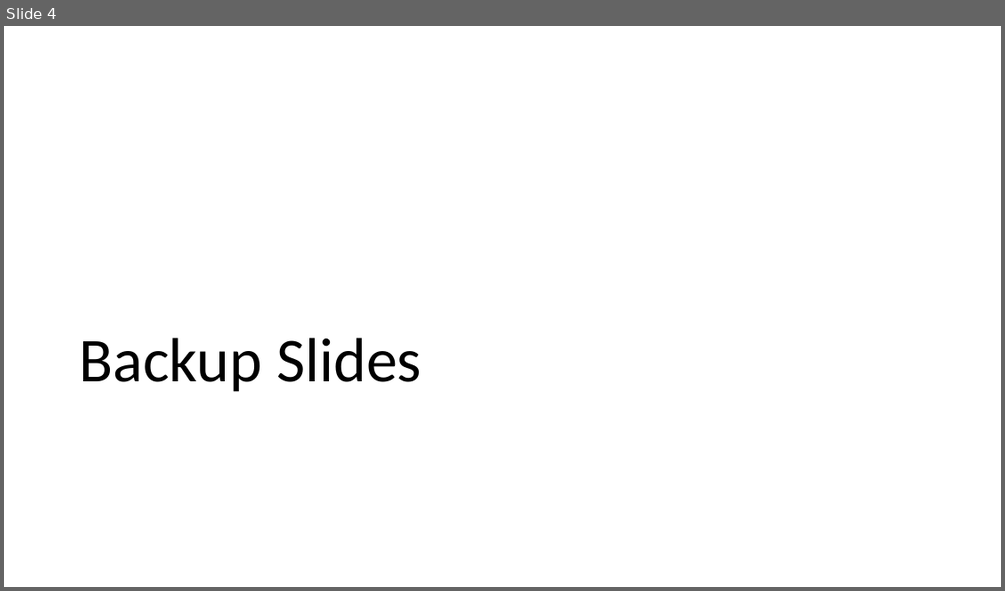
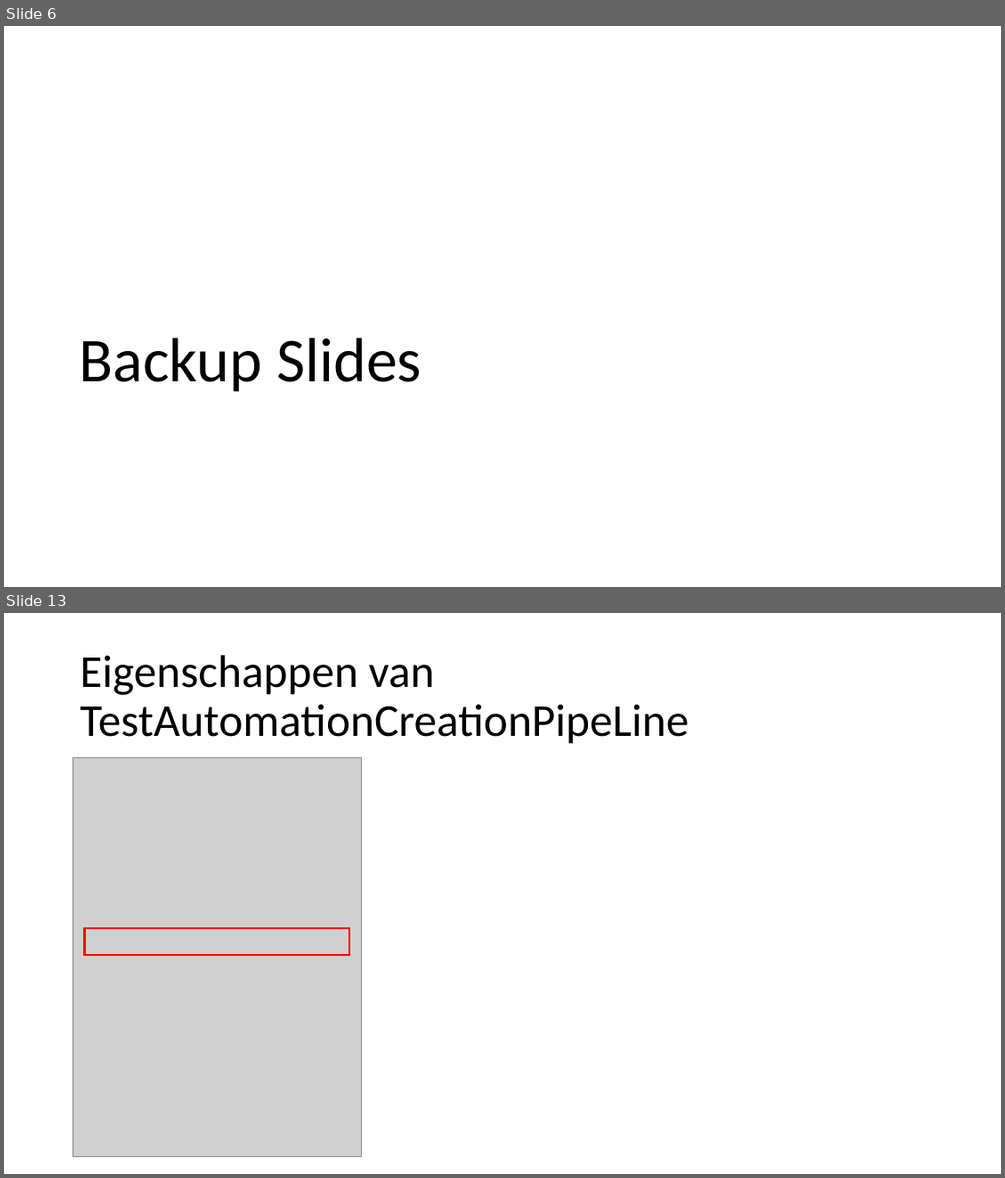
Before and after one commit to DannySaro/CA-DevTest-Solution-Patterns, a slide deck: SolFwk-LCTAG-LowCodeTestAutomationGeneration/Documentation/SolFwk-LowCodeTestAutomationGeneration.pptx. Shown one above the other, each under a label of ours: slide 4 before the commit, slides 6 and 13 after it; the slides between them are not shown. The pictures are 1005x591 and 1005x1178 pixels, drawn with LibreOffice and Linux fonts; fonts in the diff are those of the drawing; grey boxes stand for pictures. Boxes give left, top, right and bottom in pixels: in the first picture for what was removed or moved away, otherwise in the second. Text is boxed around its words. In the diff, an @@ line names an element or a change of style, - is before the commit and + after.

```diff
--- a/SolFwk-LCTAG-LowCodeTestAutomationGeneration/Documentation/SolFwk-LowCodeTestAutomationGeneration.pptx
+++ b/SolFwk-LCTAG-LowCodeTestAutomationGeneration/Documentation/SolFwk-LowCodeTestAutomationGeneration.pptx
@@ slide 13 added at box(4, 613, 1001, 1174), background #FFFFFF @@
@@ title added at box(80, 655, 688, 744), 44 pt, text #000000 @@
+Eigenschappen van TestAutomationCreationPipeLine
@@ picture added at box(73, 758, 362, 1157) @@
@@ rectangle added at box(85, 929, 349, 955), outline #FF0000 2.25 pt @@
@@ what was slide 4 is now slide 6 @@
```
Also in this commit, not shown: 1 slide changed, 15 other slides added, 2 other files.
